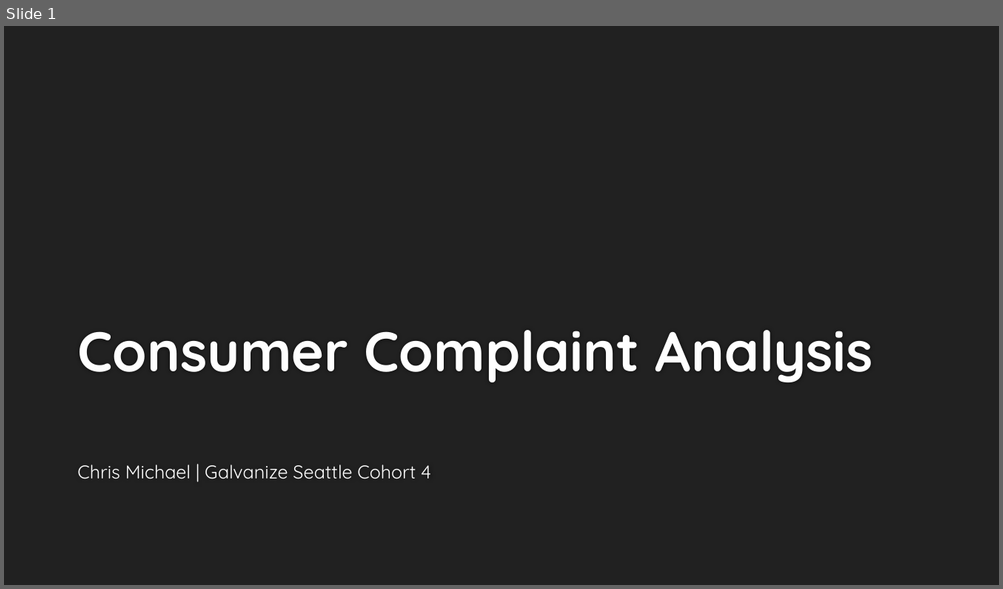
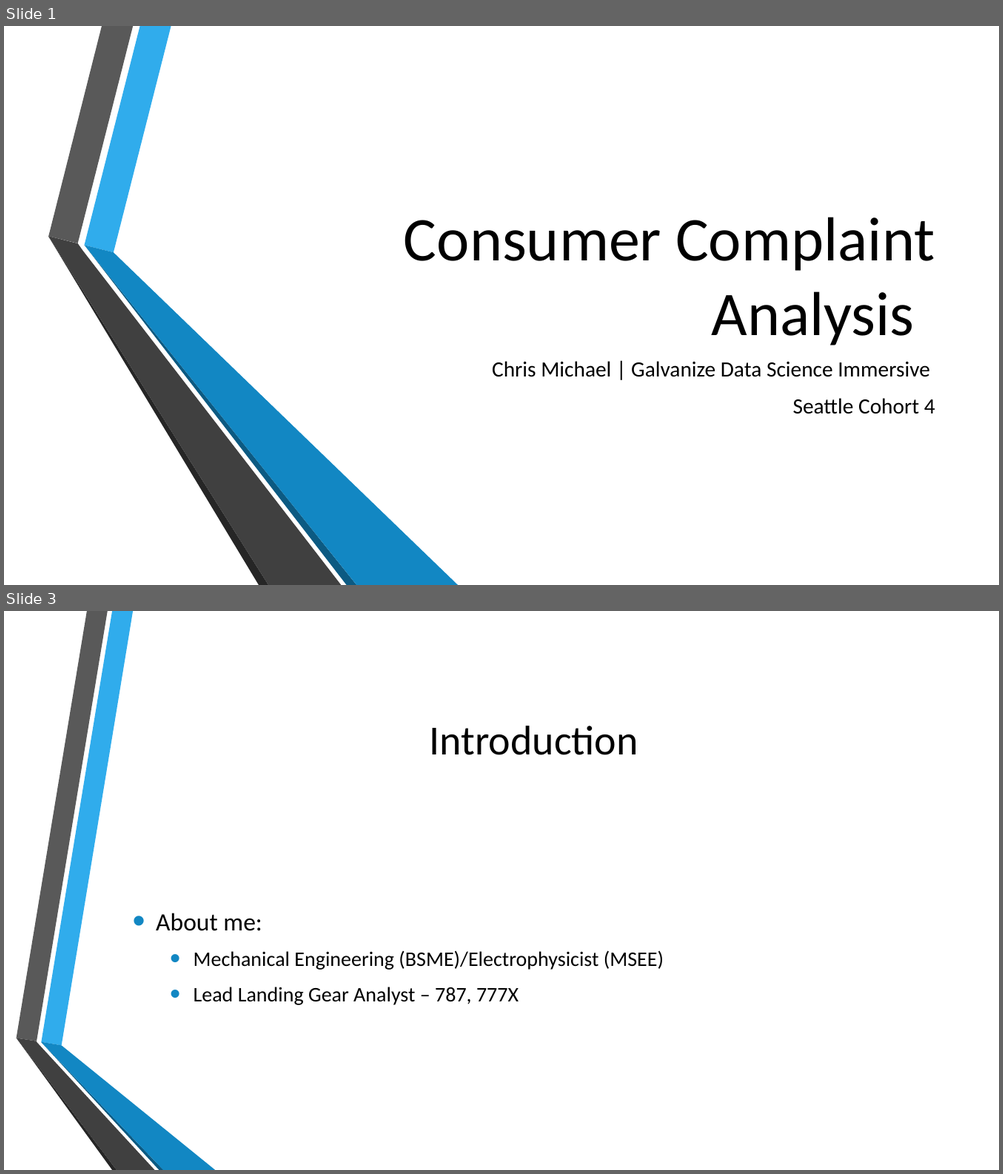
Before and after one commit to ChrisMichael11/Consumer_Complaint_Project, a slide deck: ppt/Consumer_Complaints.pptx. Shown one above the other, each under a label of ours: slide 1 before the commit, slides 1 and 3 after it; the slides between them are not shown. The pictures are 1003x589 and 1003x1174 pixels, drawn with LibreOffice and Linux fonts; fonts in the diff are those of the drawing; background and template pictures are left out. Boxes give left, top, right and bottom in pixels: in the first picture for what was removed or moved away, otherwise in the second. Text is boxed around its words. In the diff, an @@ line names an element or a change of style, - is before the commit and + after.

```diff
--- a/ppt/Consumer_Complaints.pptx
+++ b/ppt/Consumer_Complaints.pptx
@@ slide 3 added at (4, 611, 999, 1170), background picture (left out) @@
@@ title added at (430, 726, 638, 755), 40 pt, text #000000 @@
+Introduction
@@ text added at (156, 913, 663, 1005), 20 pt, text #000000 @@
+• About me:
+  • Mechanical Engineering (BSME)/Electrophysicist (MSEE)
+  • Lead Landing Gear Analyst – 787, 777X
@@ group added at (16, 611, 215, 1170): 6 freeform shapes @@
@@ slide 1 changed as well @@
@@ background #212121 to picture (left out) @@
@@ title "Consumer Complaint Analysis": place and size @@
-title "Consumer Complaint Analysis" at (77, 330, 873, 383)
+title "Consumer Complaint Analysis" at (404, 217, 934, 346)
@@ title "Consumer Complaint Analysis" at (404, 217, 934, 346): size 54 to 60 pt, font Quicksand to Calibri, text colour #FEFEFE to #000000, bold off; alignment left to right @@
@@ group added at (48, 26, 458, 585): 6 freeform shapes @@
@@ subtitle at (492, 361, 935, 414): text changed; size 18 to 21 pt; font Quicksand to Calibri; text colour #FFFFFF to #000000 @@
-Chris Michael | Galvanize Seattle Cohort 4
+Chris Michael | Galvanize Data Science Immersive
+Seattle Cohort 4
```
Also in this commit, not shown: 3 other slides changed, 5 other slides added, 4 slides removed, 13 other files.
